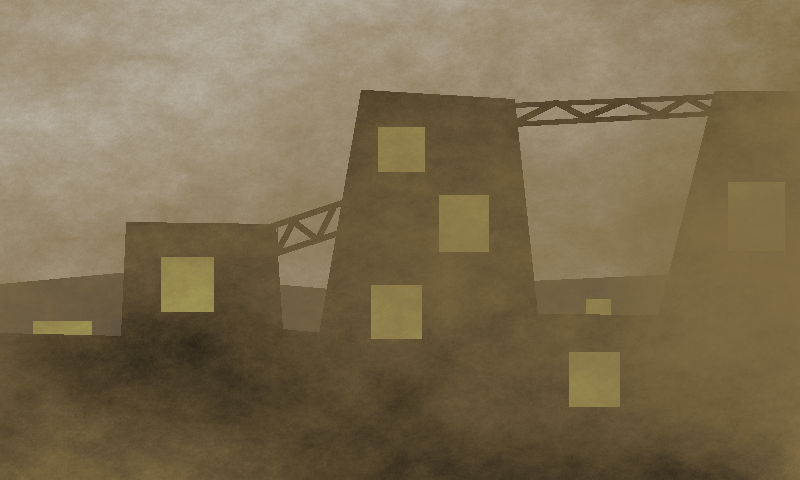
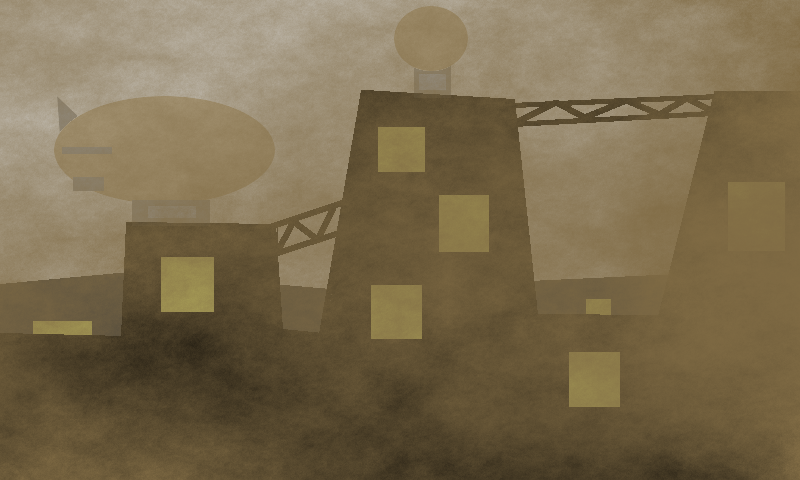
Revision of a layered 800 × 480 image; what changed, layer by layer:
added layer "airship" (40%) above "skyline" over [54, 6, 468, 226]
